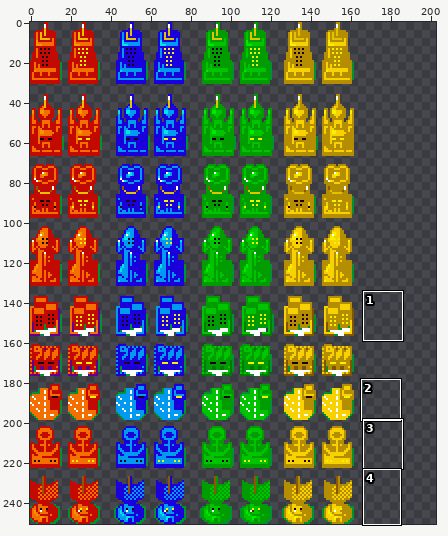
Two versions of one sprite sheet, assets/buildings/colored_buildings.png. Above: a wide view before the commit, with the close-up outlined.
Close-up. As it was:
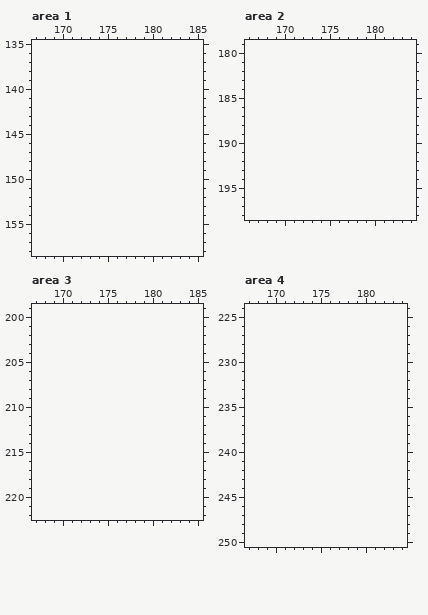
The file is 162x251 pixels. Colours within 5 levels of each other are drawn and written as one. Shown: area 1: x 167..185, y 135..158; area 2: x 166..184, y 179..198; area 3: x 167..185, y 199..222; area 4: x 167..184, y 224..250. The old version is drawn lined up with the new one, on the new canvas. The commit also changed other parts of the picture, which this record leaves out.
Palette (. is transparent): 
Once edited:
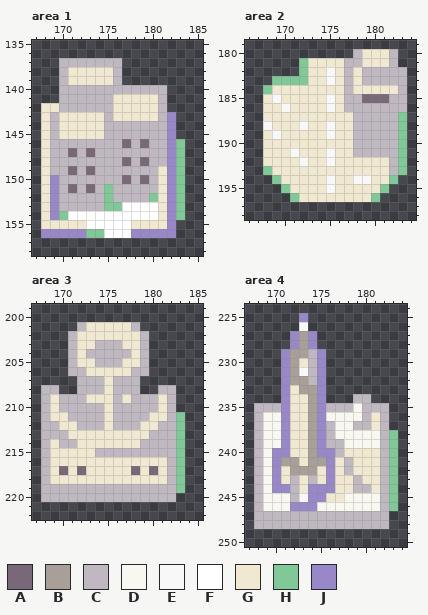
Colours new in this view: A #786878  B #a8a098  C #c0b8c0  D #f8f8f0  E #f8f8f8  F #ffffff  G #f0e8d0  H #80c898  J #9888c8
From old to new:
canvas 162x251 -> 203x251
Changed rows in their new state; - is an unchanged pixel.
Area 1:
first column x 168:
137 --CCCCCCC-------
138 --CGGGGGC-------
139 --CGGGGGC-------
140 --CCCCCCCCCCCC--
141 --CCCCCCGGGGGC--
142 GGCCCCCCGGGGGC--
143 GCGGGGGCGGGGGCJ-
144 GCGGGGGCCCCCCCJ-
145 GCGGGGGCCCCCCCJ-
146 GCCCCCCCCACACCJH
147 GCCACACCCCCCCCJH
148 GCCCCCCCCACACCJH
149 GCCACACCCCCCCGJH
150 GJCCCCCCCACACGJH
151 GJCACACHCCCCCGJH
152 GJCCCCCHCCCCHGJH
153 GJCCCCCHHFFFFGJH
154 GJHFFFFFFFFFFGJH
155 GGGGGFFFFFGGGGJ-
156 JJJJJHHFFFJJJJJ-
Area 2:
first column x 168:
180 ----------CGGGC-
181 ----HGGGGCCGGGC-
182 ----HGGEGCGCCCCC
183 -HHHHGGEGCGCCCCC
184 HGGGGGGGGCGGGGGC
185 GEGGGGGEGCCAAACC
186 GGEGGGGEGCCCCCCC
187 GGGGGGGGGGCCCCCH
188 EGGGEGGEGGCCCCCH
189 GEGGGGGEGGCCCCCH
190 GGGGGGGGGGCCCCCH
191 GGGEGGGEGGCCCCCH
192 GGGGEGGEGGGGGGCH
193 HGGGGGGGGGGGGGCH
194 -HGGGGGEGGEEGGH-
195 --HGGGGEGGGGGH--
196 ---HGGGGGGGGH---
Area 3:
first column x 168:
201 ----CGGGGGC-----
202 ---CGGGGGGGC----
203 ---CGGCCCGGC----
204 ---CGCCCCCGC----
205 ---CGGCCCGGC----
206 ---CCGGGGGCC----
207 ----CCCGCCC-----
208 CC--CCCGCCC--CC-
209 CGCCCGGGCGCCCGC-
210 CGCCCCCGCCCCCGC-
211 CGGCCCCGCCCCGGCH
212 CCGGCCCGCCCGGCCH
213 CCCGGGGGGGGGCCCH
214 CGCCGGGGGGGCCCCH
215 CGGGGGCCCCCCCCCH
216 CGGGGGGGGGGGGGCH
217 CGAGAGGGGGAGAGCH
218 CGGGGGGGGGGGGGCH
219 CCCCCCCCCCCCCCCH
220 CCCCCCCCCCCCCCC-
Area 4:
first column x 168:
225 -----J----------
226 -----E----------
227 ----JBJ---------
228 ----JBJ---------
229 ---JBBCJ--------
230 ---JBGCJ--------
231 ---JBECJ--------
232 ---JBBCJ--------
233 ---JGBBJ--------
234 ---JGGBJ---CC---
235 CCCJGGBJCCCDCCC-
236 CDDJGGBJDDDDCGC-
237 CDDJGGBJCDDCCGC-
238 CDDJGGBJCDDDDDCH
239 CDDJGGBJCCDDDDCH
240 CDJJGGBJJCGGGGCH
241 CDJBBGBBJGCGGGCH
242 CDJGBBBGJGCGGGCH
243 CDJGCGCGJGGCGGCH
244 CDJJCGJJJGGCCGCH
245 CDDDCEJJGGDDDDCH
246 CDDDJJJDDDDDDDCH
247 CCCCCCCCCCCCCCC-
248 CCCCCCCCCCCCCCC-
Changed places in both close-ups, as pixel boxes (x1, y1, x2, y2):
added: (41, 58, 185, 238)
added: (263, 49, 407, 202)
added: (41, 322, 185, 502)
added: (254, 313, 398, 529)
